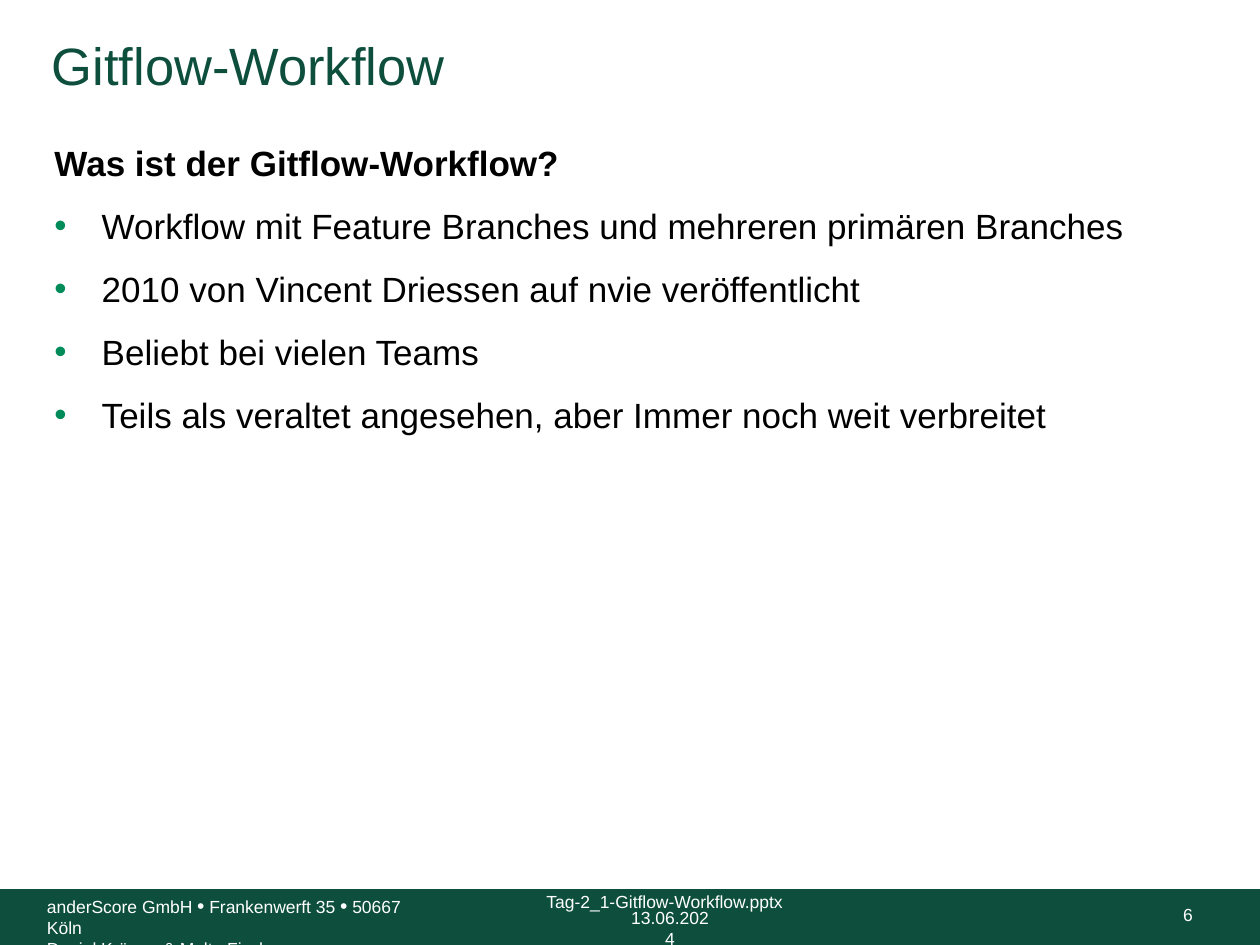
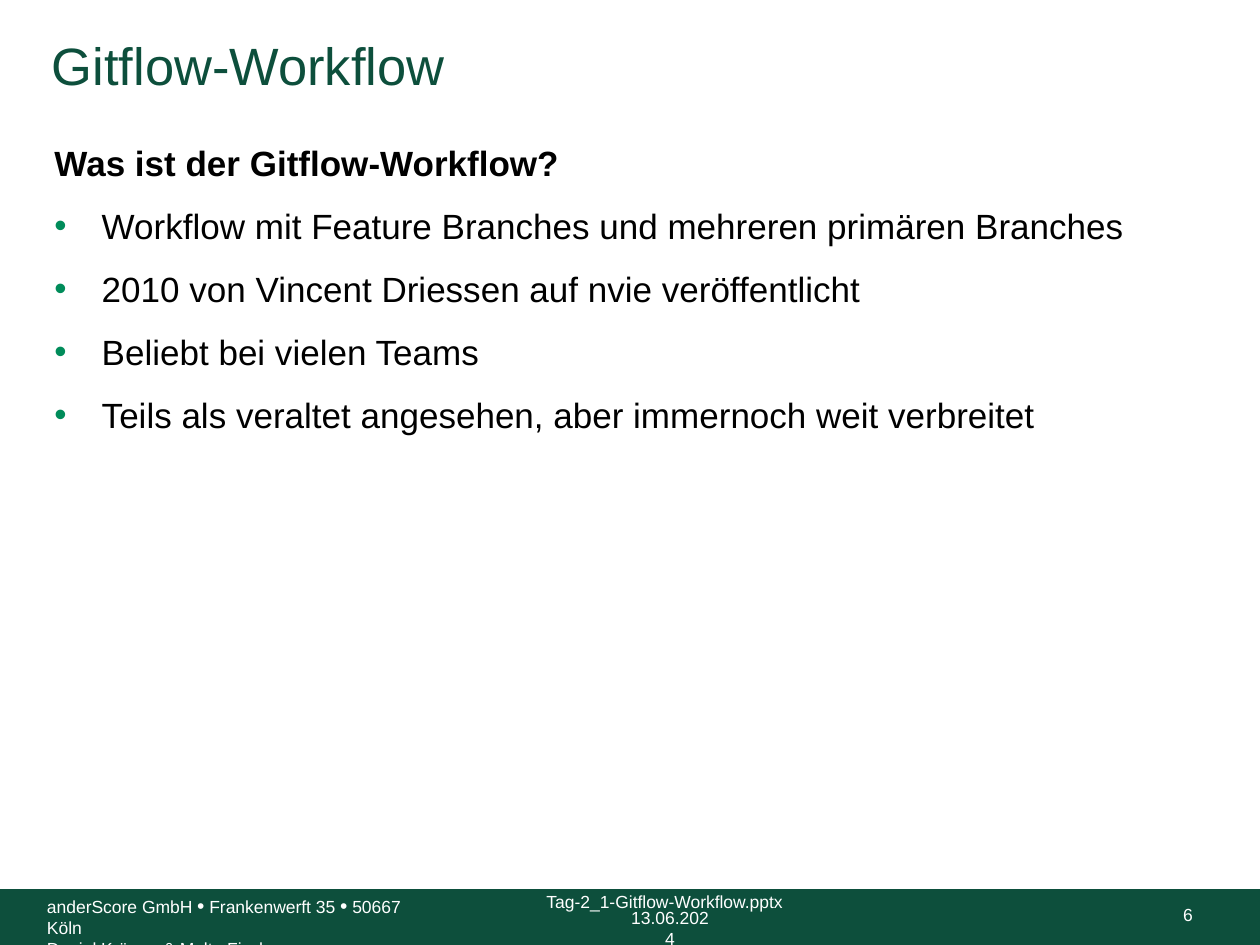
Before and after one commit to anderscore-gmbh/gitlab, a slide deck: slide 6 of slides/Tag-2_1-Gitflow-Workflow.pptx. Drawn at 1260x945 pixels with LibreOffice and Linux fonts; fonts in the diff are those of the drawing; background and template pictures are left out. Boxes give left, top, right and bottom in pixels: in the first picture for what was removed or moved away, otherwise in the second. Text is boxed around its words. In the diff, an @@ line names an element or a change of style, - is before the commit and + after.

Commit message:
Updated git and workflow slides

```diff
--- a/slides/Tag-2_1-Gitflow-Workflow.pptx
+++ b/slides/Tag-2_1-Gitflow-Workflow.pptx
@@ text at <box>102,402,1034,435</box>: text changed @@
-• Teils als veraltet angesehen, aber Immer noch weit verbreitet
+• Teils als veraltet angesehen, aber immernoch weit verbreitet
```
Also in this commit, not shown: 4 other slides changed, 5 other files.
